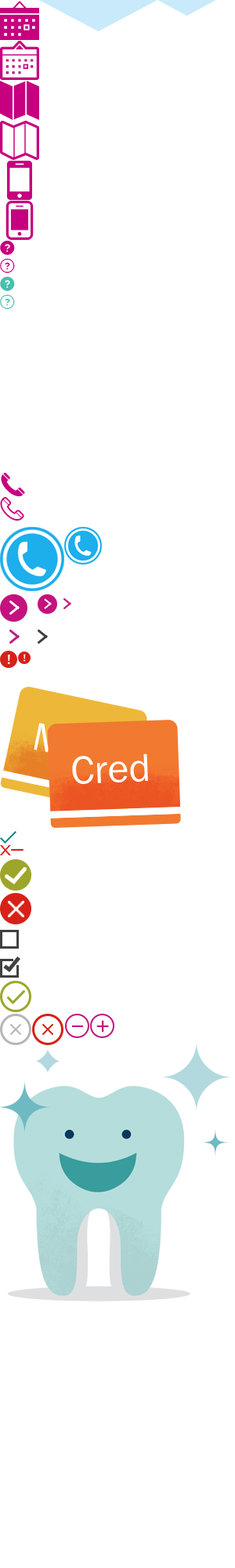
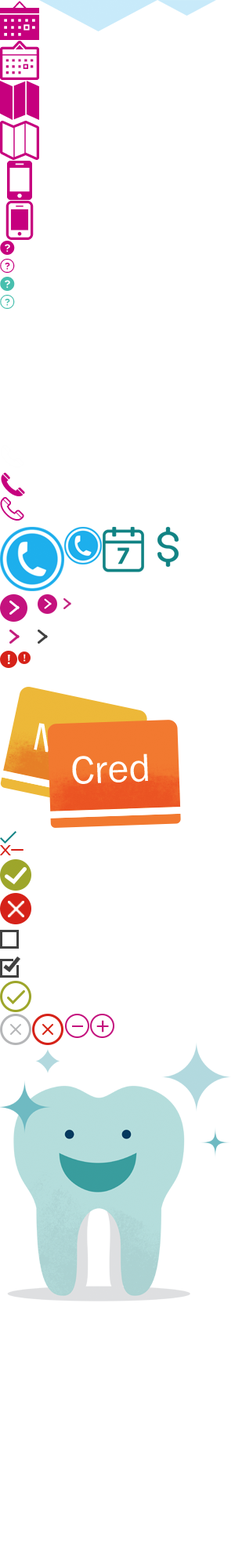
Layered file, before and after one edit (235 x 1568). Changes by layer:
added layer "Layer 28" above "Layer 27" over [left=157, top=526, right=179, bottom=567]
added layer "Layer 27" above "Layer 24" over [left=102, top=526, right=145, bottom=573]
